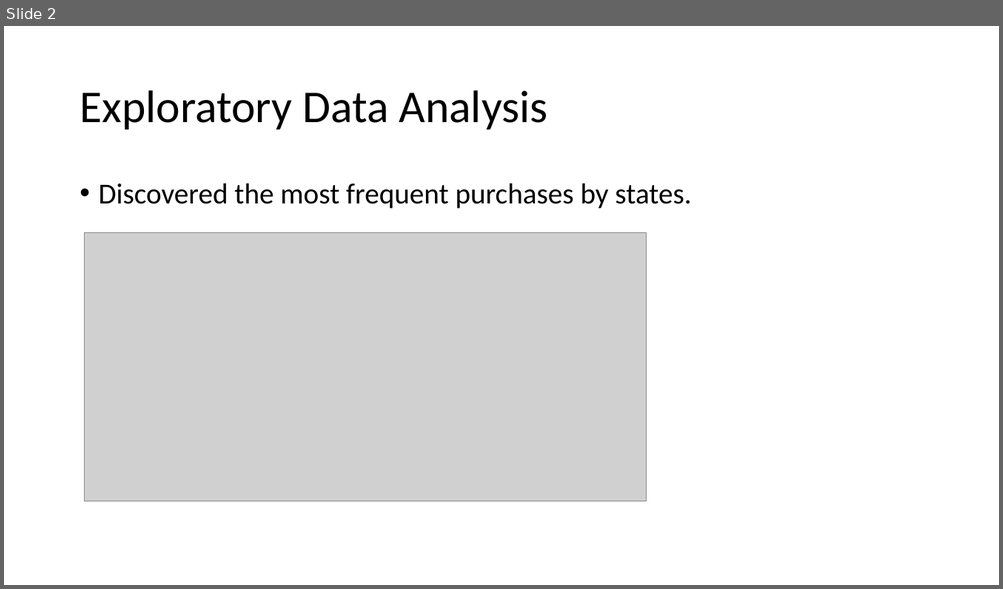
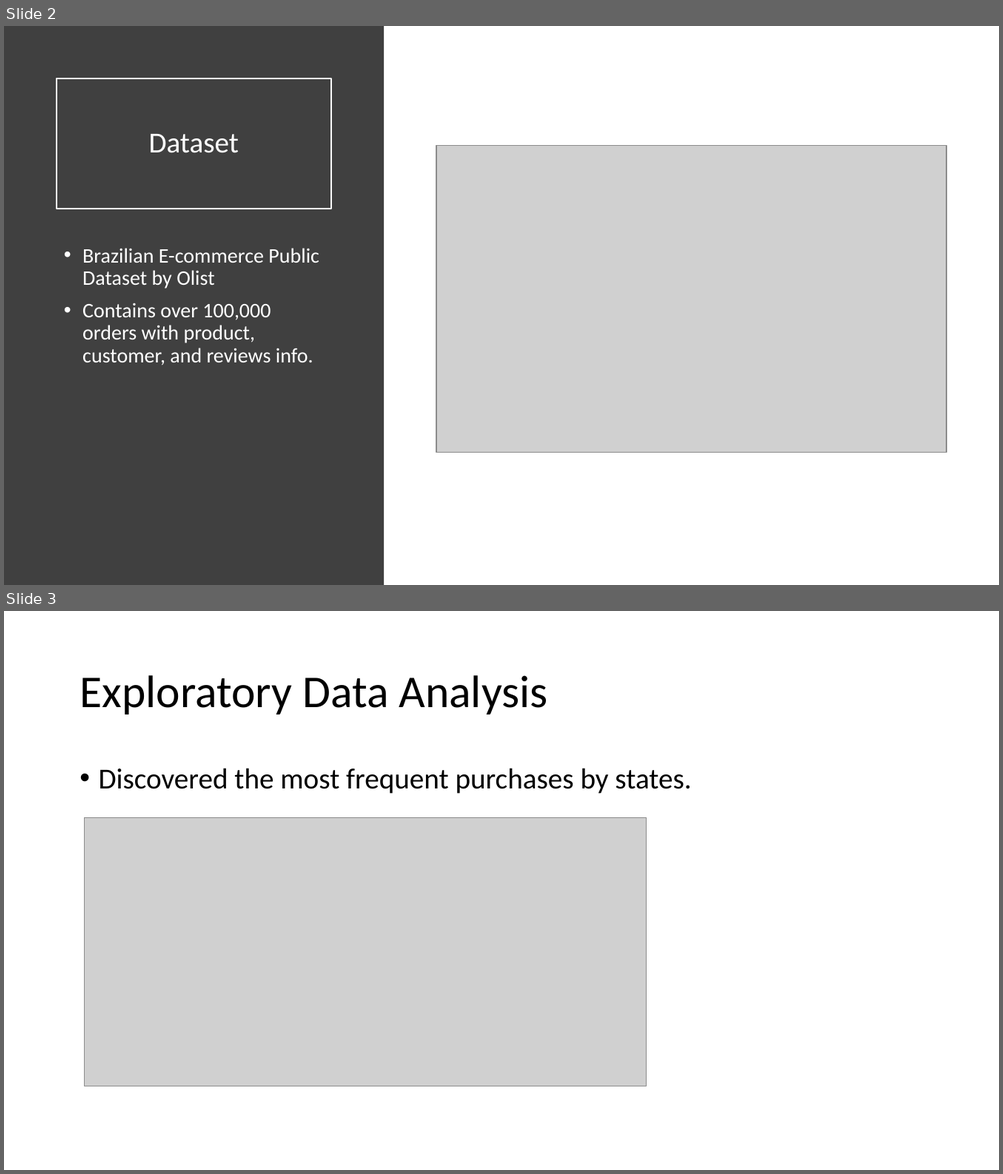
Before and after one commit to Data-Science-Study-Group/Consumer-Behavior-Analytics, a slide deck: Consumer Behavior Analytics.pptx. Shown one above the other, each under a label of ours: slide 2 before the commit, slides 2 and 3 after it. The pictures are 1003x589 and 1003x1174 pixels, drawn with LibreOffice and Linux fonts; fonts in the diff are those of the drawing; grey boxes stand for pictures. Boxes give left, top, right and bottom in pixels: in the first picture for what was removed or moved away, otherwise in the second. Text is boxed around its words. In the diff, an @@ line names an element or a change of style, - is before the commit and + after.

```diff
--- a/Consumer Behavior Analytics.pptx
+++ b/Consumer Behavior Analytics.pptx
@@ slide 2 added at <box>4,26,999,585</box>, background #FFFFFF @@
@@ rectangle added at <box>4,26,384,585</box>, fill #404040 @@
@@ title added at <box>57,79,331,209</box>, outline #FFFFFF 1.5 pt, 28 pt, text #FFFFFF @@
+Dataset
@@ picture added at <box>436,145,946,453</box> @@
@@ text added at <box>82,248,319,366</box>, 20 pt, text #FFFFFF @@
+• Brazilian E-commerce Public Dataset by Olist
+• Contains over 100,000 orders with product, customer, and reviews info.
@@ what was slide 2 is now slide 3 @@
```
Also in this commit, not shown: 2 slides changed, 1 other slide added.
